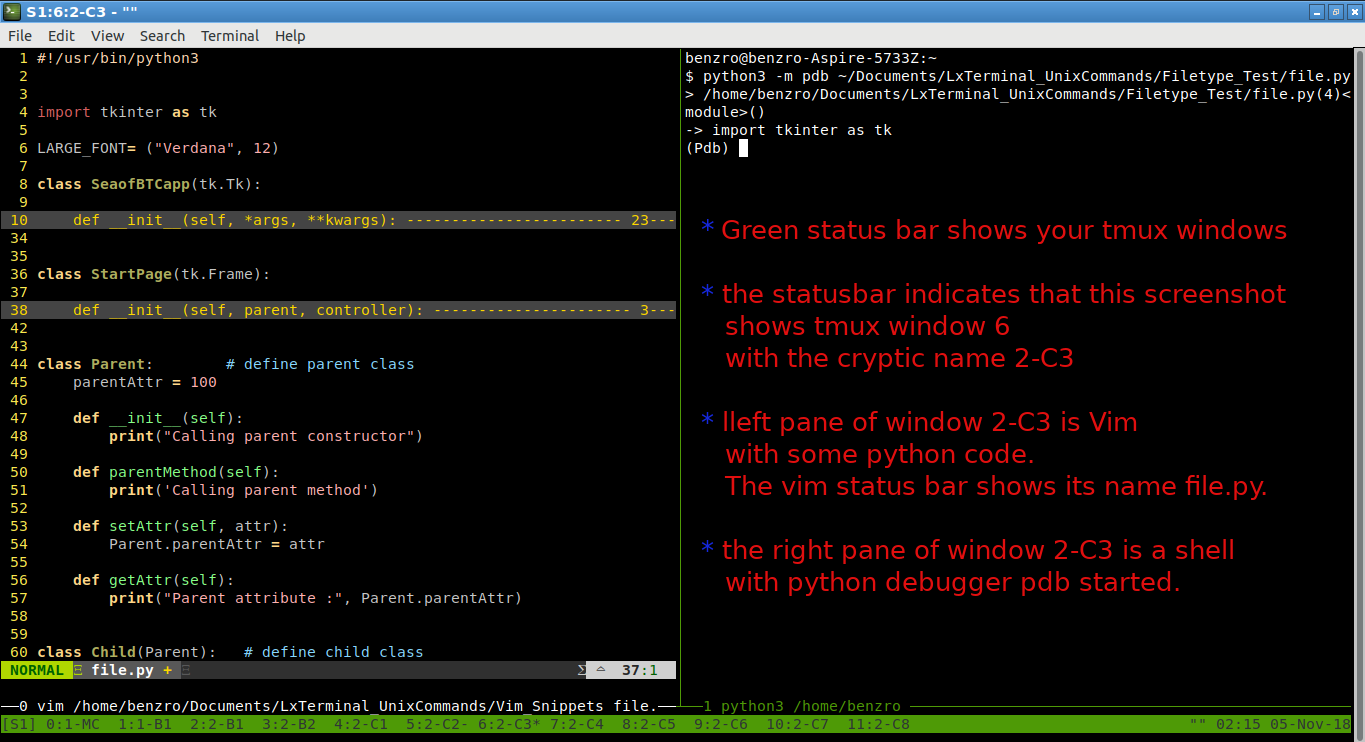
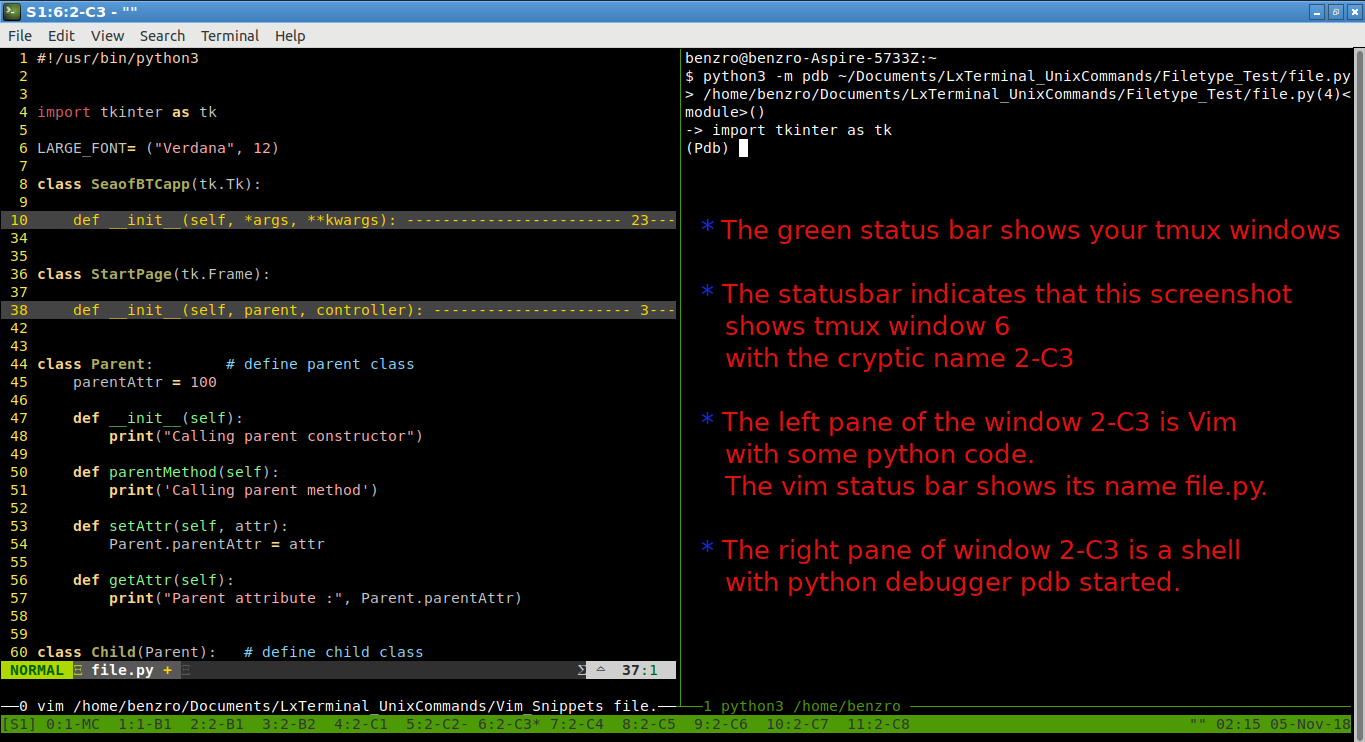
Comparing the layer stacks of the two 1365×742 images. Changes:
renamed "* Green status bar shows your ..." to "* The green status bar shows y...", painted on it over [720, 219, 1340, 564]
